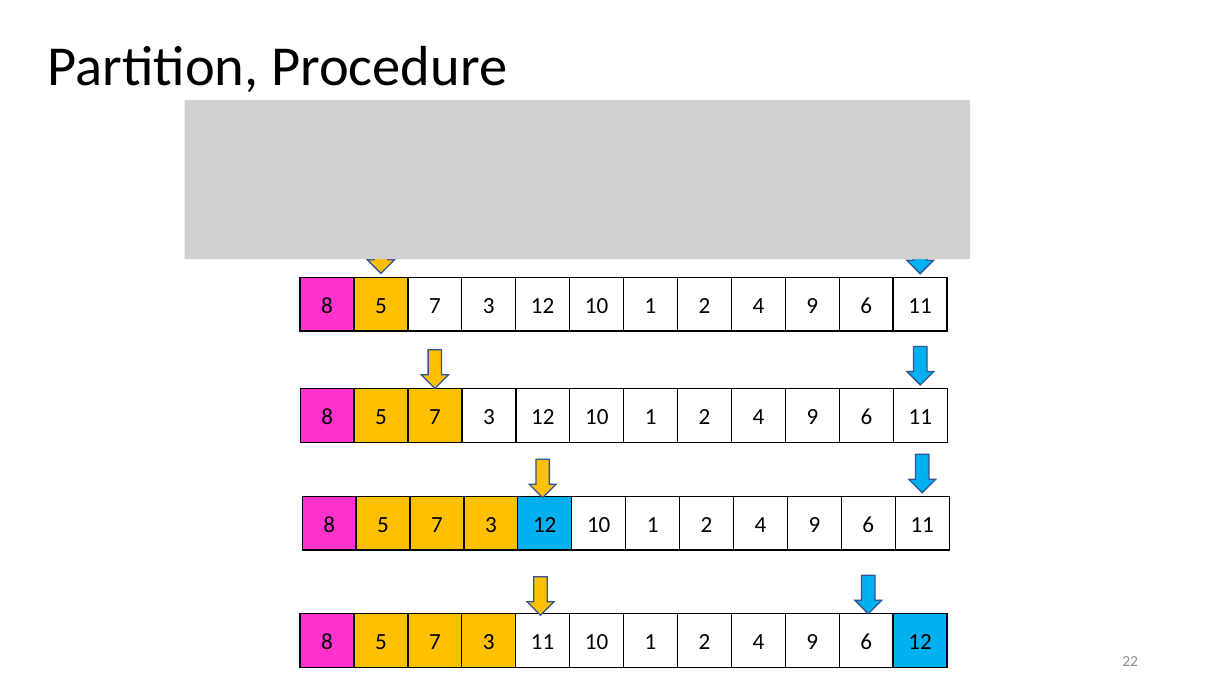
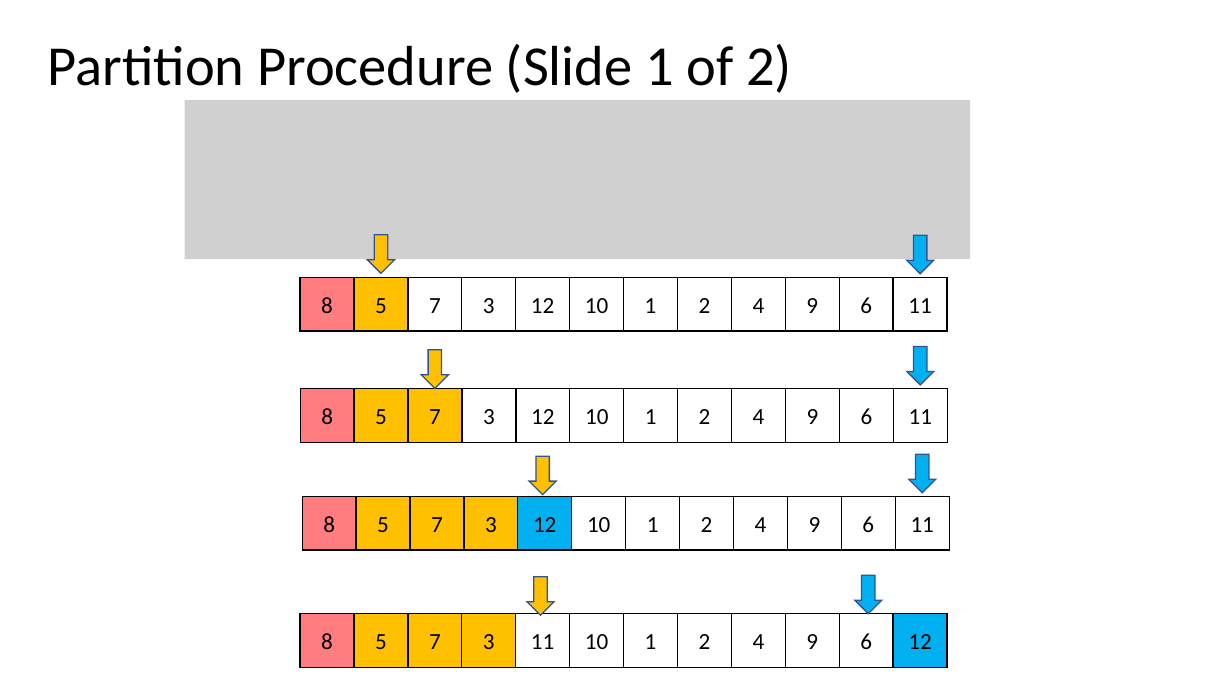
Before and after one commit to natebrunelle/cse332, a slide deck: slide 51 of markdown/files/slides/lecture13_sorting2.pptx (slide 22 before the commit). Drawn at 1232x693 pixels with LibreOffice and Linux fonts; fonts in the diff are those of the drawing; grey boxes stand for pictures. Boxes give left, top, right and bottom in pixels: in the first picture for what was removed or moved away, otherwise in the second. Text is boxed around its words. In the diff, an @@ line names an element or a change of style, - is before the commit and + after.

```diff
--- a/markdown/files/slides/lecture13_sorting2.pptx
+++ b/markdown/files/slides/lecture13_sorting2.pptx
@@ title at <box>48,44,792,93</box>: text changed @@
-Partition, Procedure
+Partition Procedure (Slide 1 of 2)
@@ fill #FF33CC to #FF7C80 in 4 elements at <box>300,277,354,331</box>, <box>300,388,354,442</box>, <box>302,496,356,550</box>, <box>300,614,354,667</box> @@
@@ page number removed at <box>1122,656,1138,666</box> @@
-22
```
Also in this commit, not shown: 22 other slides changed, 30 slides added, 12 slides removed, 5 other files.
